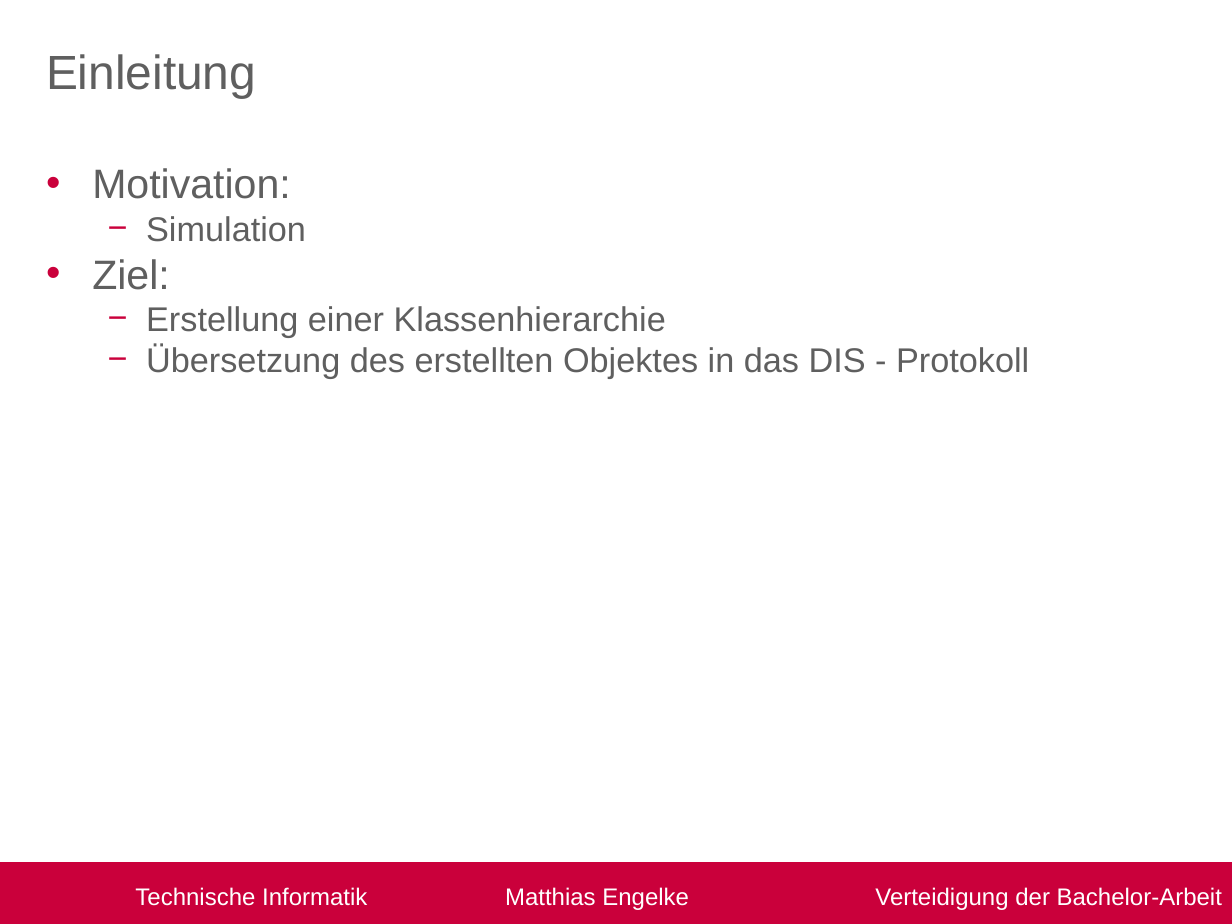
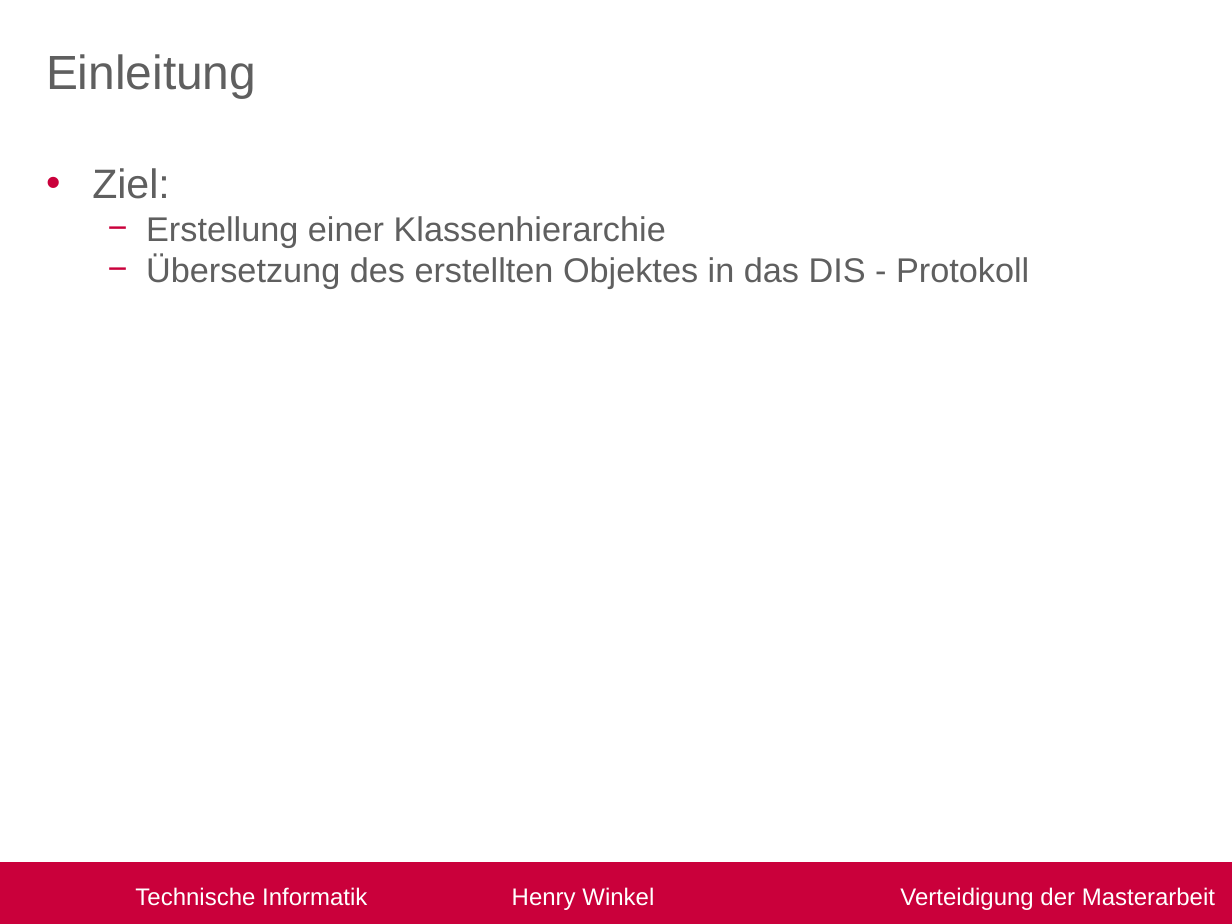
Before and after one commit to R3D454/Masterarbeit, a slide deck: slide 5 of Verteitigung.pptx (slide 3 before the commit). Drawn at 1232x924 pixels with LibreOffice and Linux fonts; fonts in the diff are those of the drawing; background and template pictures are left out. Boxes give left, top, right and bottom in pixels: in the first picture for what was removed or moved away, otherwise in the second. Text is boxed around its words. In the diff, an @@ line names an element or a change of style, - is before the commit and + after.

Commit message:
add: Verteidigung V0.2

```diff
--- a/Verteitigung.pptx
+++ b/Verteitigung.pptx
@@ text at box(92, 168, 306, 242): paragraphs removed @@
-• Motivation:
-  − Simulation
@@ text in rectangle at box(135, 887, 1215, 910): text changed @@
-Technische Informatik Matthias Engelke Verteidigung der Bachelor-Arbeit
+Technische Informatik Henry Winkel Verteidigung der Masterarbeit
```
Also in this commit, not shown: 2 other slides changed, 7 slides added, 1 slide removed, 9 other files.
